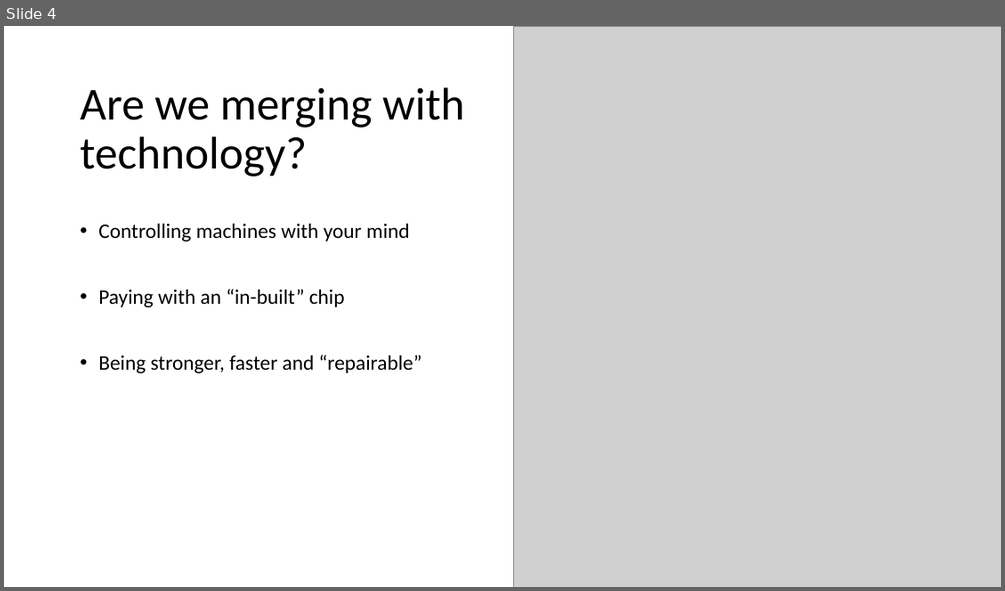
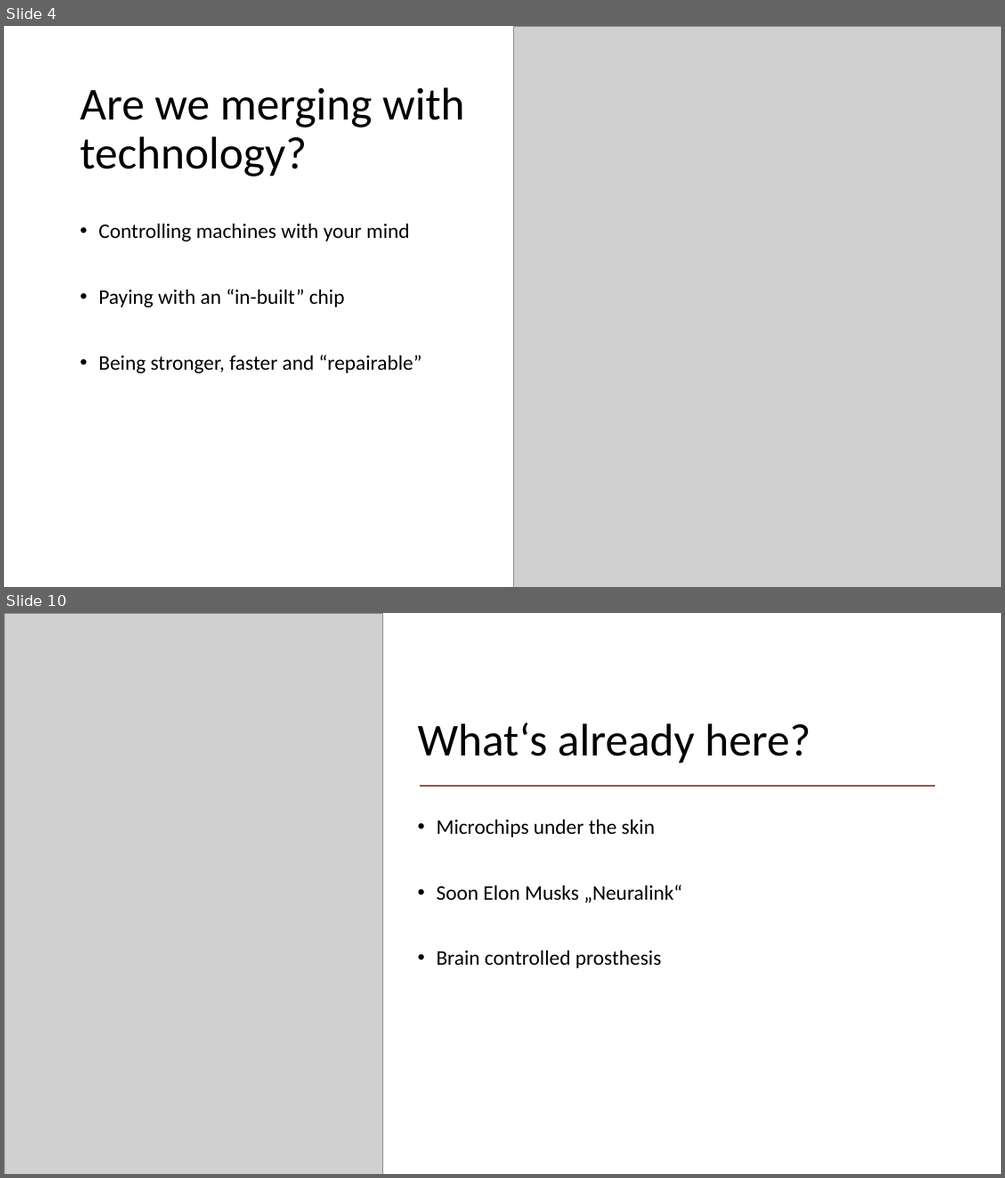
Before and after one commit to ArkonM/4CHIF, a slide deck: E - Ursula Rieder/Referat/Human_2.0.pptx. Shown one above the other, each under a label of ours: slide 4 before the commit, slides 4 and 10 after it; the slides between them are not shown. The pictures are 1005x591 and 1005x1178 pixels, drawn with LibreOffice and Linux fonts; fonts in the diff are those of the drawing; grey boxes stand for pictures. Boxes give left, top, right and bottom in pixels: in the first picture for what was removed or moved away, otherwise in the second. Text is boxed around its words. In the diff, an @@ line names an element or a change of style, - is before the commit and + after.

```diff
--- a/E - Ursula Rieder/Referat/Human_2.0.pptx
+++ b/E - Ursula Rieder/Referat/Human_2.0.pptx
@@ slide 10 added at bbox=[4, 613, 1001, 1174], background #FFFFFF @@
@@ picture added at bbox=[4, 613, 383, 1174] @@
@@ title added at bbox=[418, 722, 810, 763], 44 pt, text #000000 @@
+What‘s already here?
@@ line added from (420, 786) to (936, 786), #95594E 1.5 pt @@
@@ text added at bbox=[437, 819, 682, 968], 20 pt, text #000000 @@
+• Microchips under the skin
+• Soon Elon Musks „Neuralink“
+• Brain controlled prosthesis
```
Also in this commit, not shown: 2 slides changed, 5 other slides added, 12 other files.
